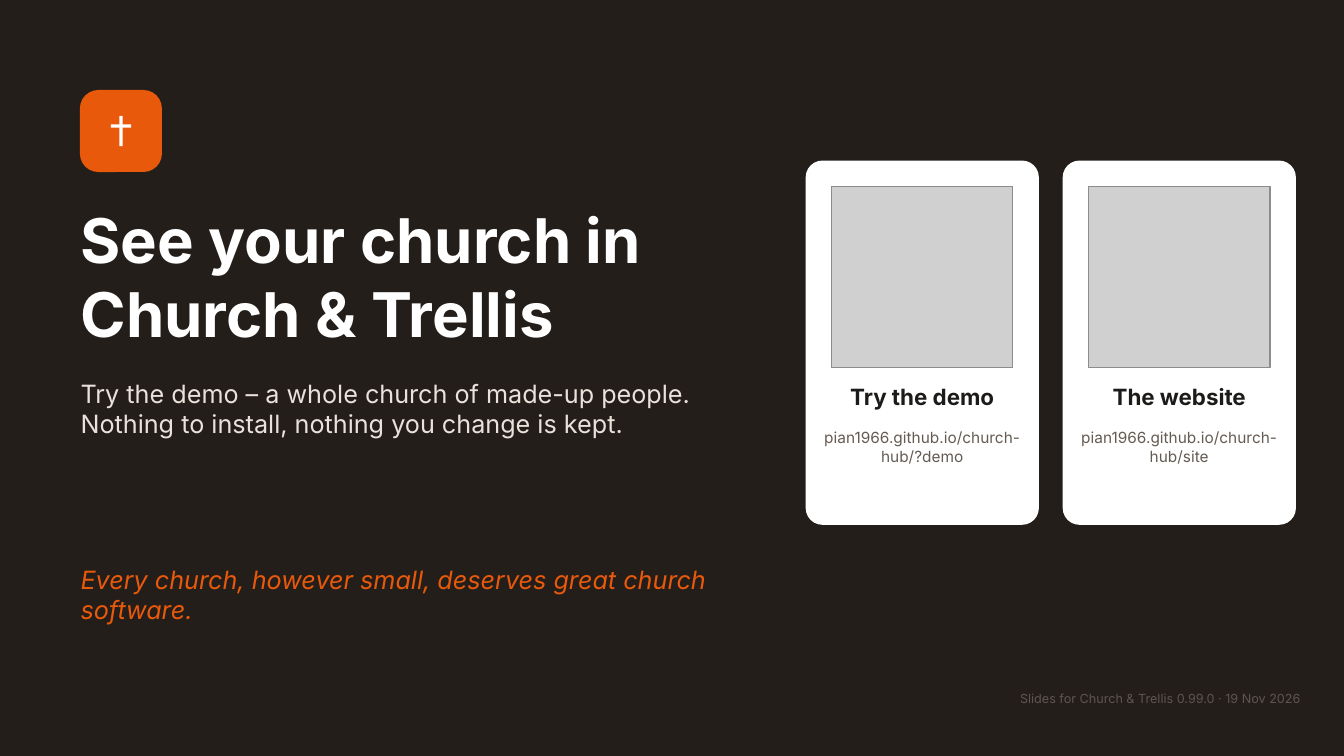
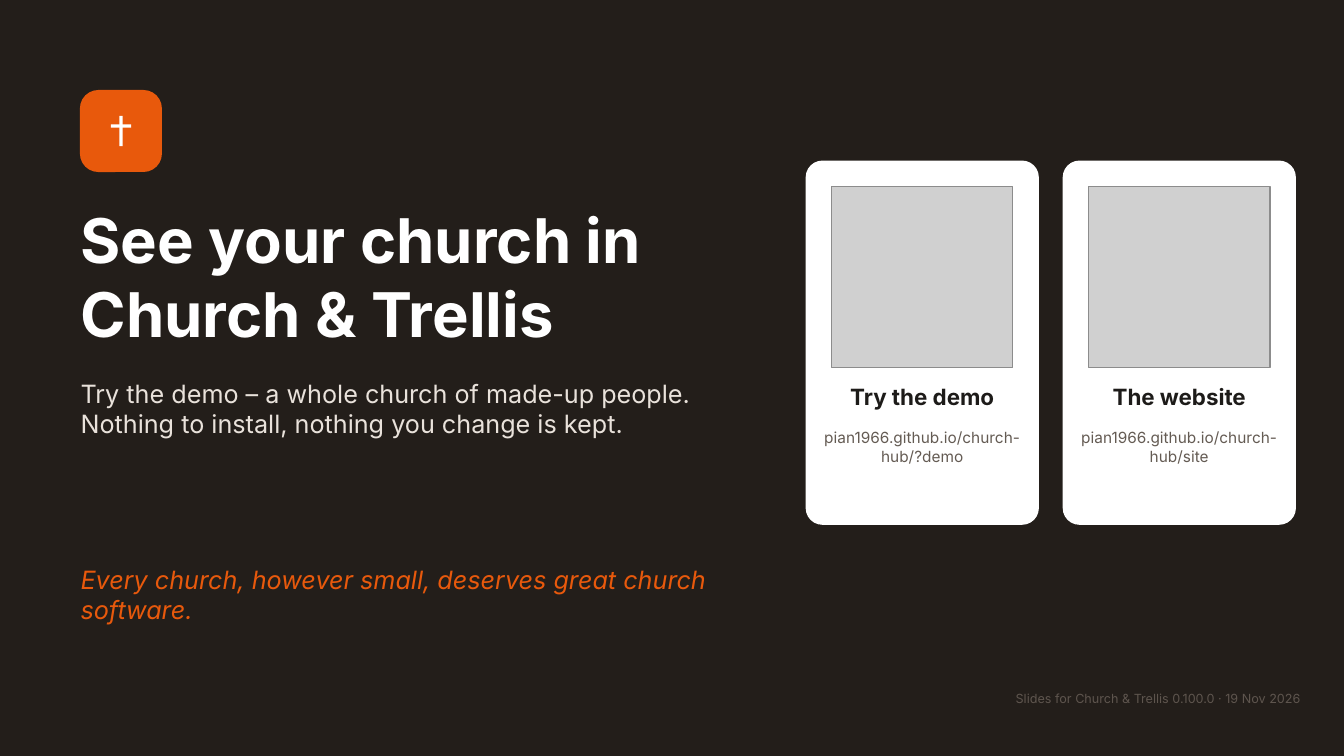
Before and after one commit to pian1966/church-hub, a slide deck: slide 17 of docs/presentation/church-and-trellis-presentation.pptx. Drawn at 1344x756 pixels with LibreOffice and Linux fonts; fonts in the diff are those of the drawing; grey boxes stand for pictures. Boxes give left, top, right and bottom in pixels: in the first picture for what was removed or moved away, otherwise in the second. Text is boxed around its words. In the diff, an @@ line names an element or a change of style, - is before the commit and + after.

```diff
--- a/docs/presentation/church-and-trellis-presentation.pptx
+++ b/docs/presentation/church-and-trellis-presentation.pptx
@@ text at (1016, 694, 1300, 703): text changed @@
-Slides for Church & Trellis 0.99.0 · 19 Nov 2026
+Slides for Church & Trellis 0.100.0 · 19 Nov 2026
```
Also in this commit, not shown: 23 other files.
